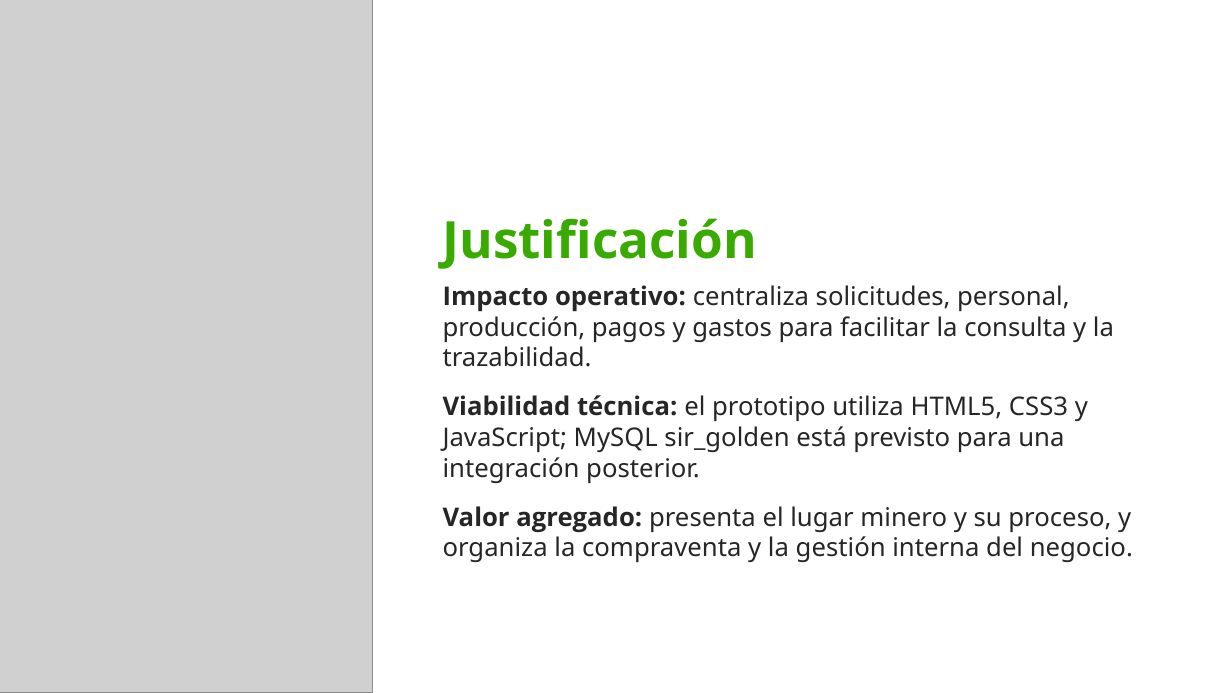
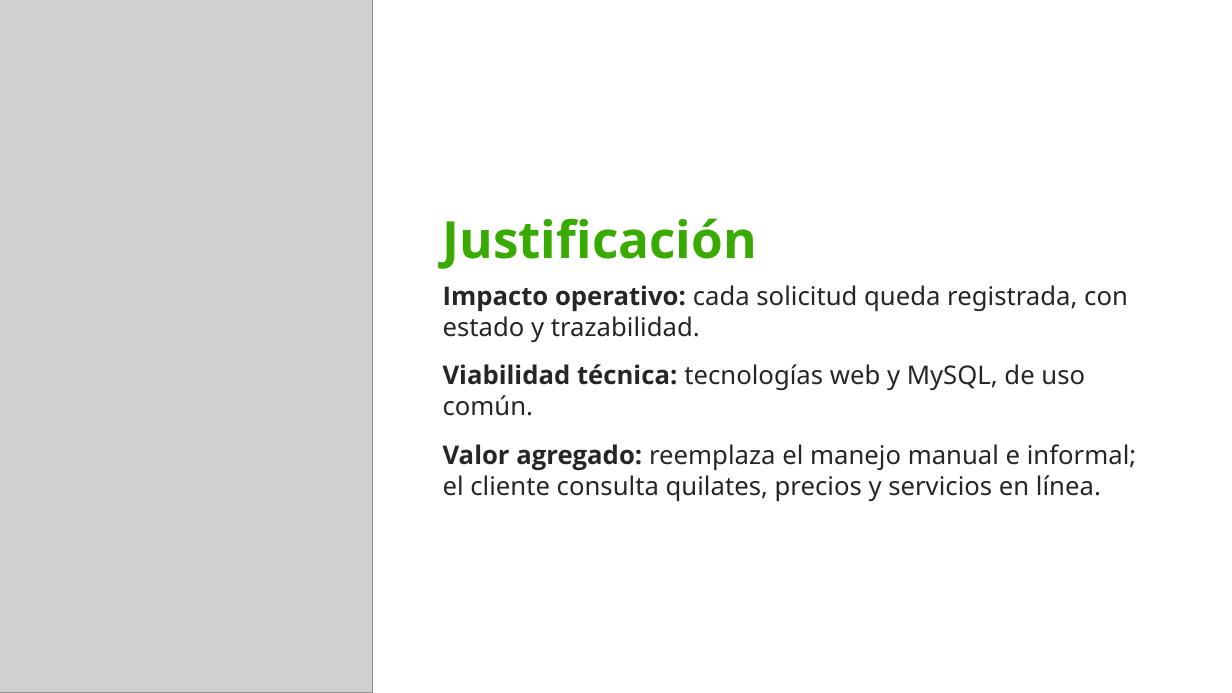
Before and after one commit to JesusArturoRincon21/Proyecto-Sena, a slide deck: slide 3 of docs/presentacion/Yesids_Treasure_Pitch.pptx. Drawn at 1232x693 pixels with LibreOffice and Linux fonts; fonts in the diff are those of the drawing; grey boxes stand for pictures; background and template pictures are left out. Boxes give left, top, right and bottom in pixels: in the first picture for what was removed or moved away, otherwise in the second. Text is boxed around its words. In the diff, an @@ line names an element or a change of style, - is before the commit and + after.

```diff
--- a/docs/presentacion/Yesids_Treasure_Pitch.pptx
+++ b/docs/presentacion/Yesids_Treasure_Pitch.pptx
@@ text at [443,285,1136,501]: text changed @@
-Impacto operativo: centraliza solicitudes, personal, producción, pagos y gastos para facilitar la consulta y la trazabilidad.
-Viabilidad técnica: el prototipo utiliza HTML5, CSS3 y JavaScript; MySQL sir_golden está previsto para una integración posterior.
-Valor agregado: presenta el lugar minero y su proceso, y organiza la compraventa y la gestión interna del negocio.
+Impacto operativo: cada solicitud queda registrada, con estado y trazabilidad.
+Viabilidad técnica: tecnologías web y MySQL, de uso común.
+Valor agregado: reemplaza el manejo manual e informal; el cliente consulta quilates, precios y servicios en línea.
```
Also in this commit, not shown: 10 other slides changed, 1 slide added, 1 slide removed, 9 other files.
